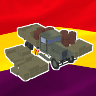
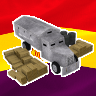
The second 96px x 96px image is a revision of the first. Changes to its layers:
painted on "TruckSupplies" over [3, 15, 93, 85]
renamed "Truck supplies Outline" to "Truck supplies_outline", painted on it over [2, 15, 94, 86]
